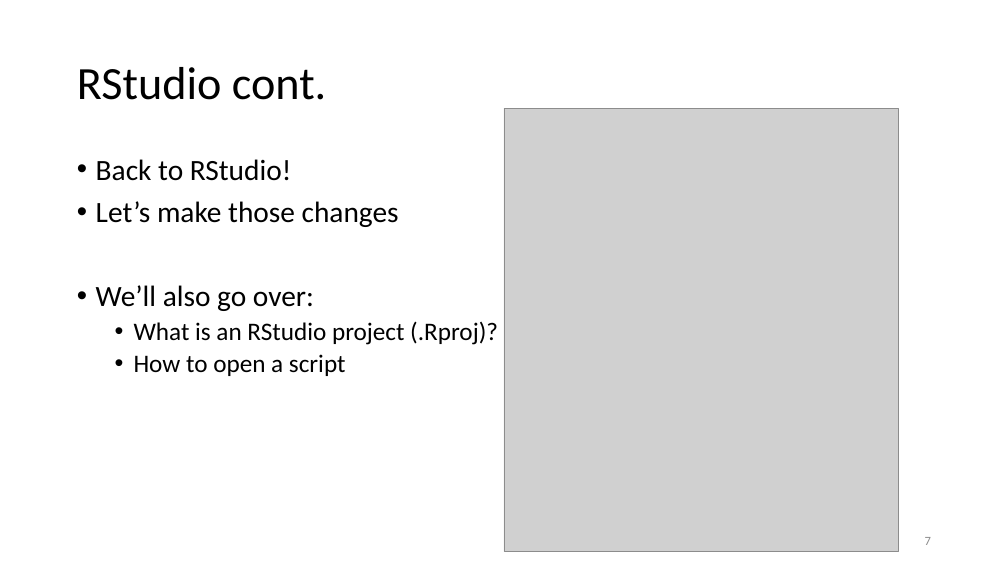
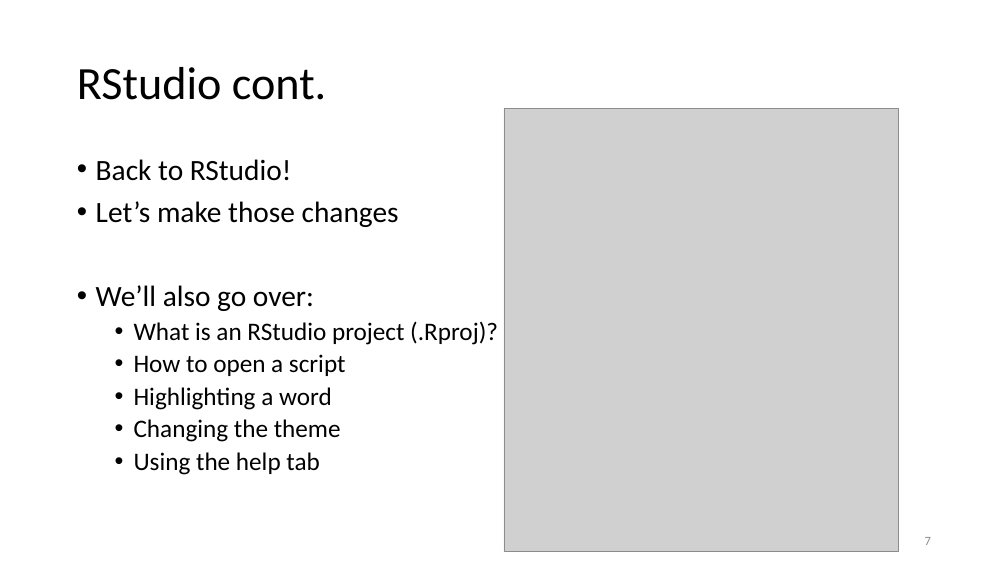
Before and after one commit to justinpriest/ADFG_R_Intro_Workshop, a slide deck: slide 7 of presentations/2 - About R and RStudio.pptx. Drawn at 1008x567 pixels with LibreOffice and Linux fonts; fonts in the diff are those of the drawing; grey boxes stand for pictures. Boxes give left, top, right and bottom in pixels: in the first picture for what was removed or moved away, otherwise in the second. Text is boxed around its words. In the diff, an @@ line names an element or a change of style, - is before the commit and + after.

```diff
--- a/presentations/2 - About R and RStudio.pptx
+++ b/presentations/2 - About R and RStudio.pptx
@@ text at (134, 387, 341, 475): paragraphs added @@
+  • Highlighting a word
+  • Changing the theme
+  • Using the help tab
```
Also in this commit, not shown: 1 other file.
